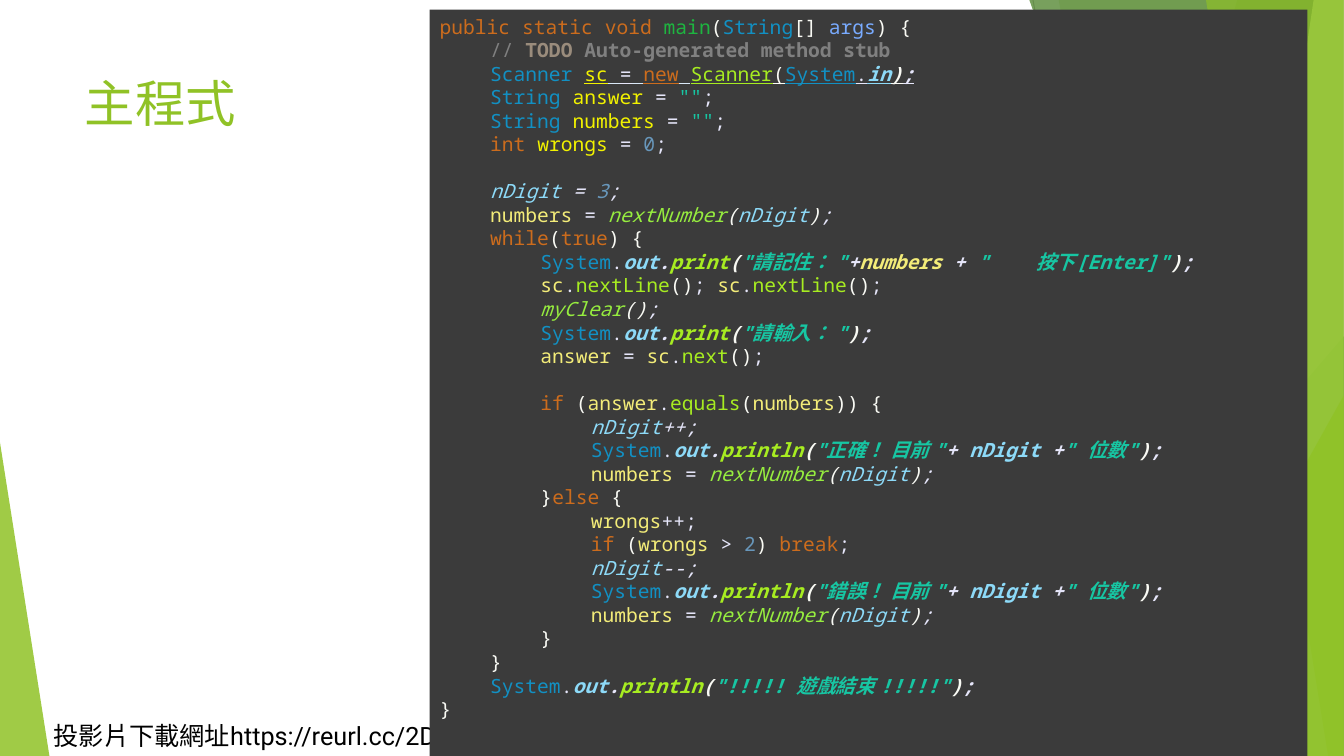
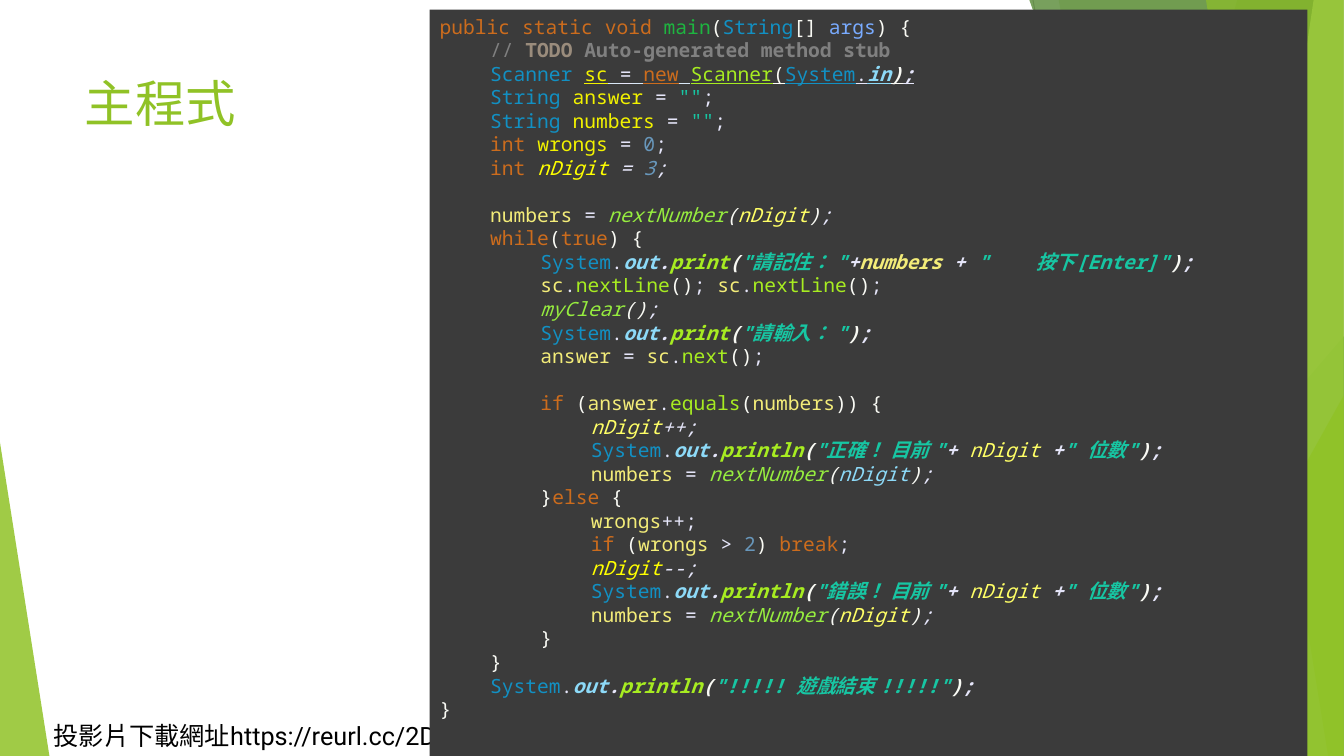
Before and after one commit to liulawsi/My_PPTs, a slide deck: slide 14 of LCC/Java/A2_來寫個好玩的吧.pptx. Drawn at 1344x756 pixels with LibreOffice and Linux fonts; fonts in the diff are those of the drawing; background and template pictures are left out. Boxes give left, top, right and bottom in pixels: in the first picture for what was removed or moved away, otherwise in the second. Text is boxed around its words. In the diff, an @@ line names an element or a change of style, - is before the commit and + after.

```diff
--- a/LCC/Java/A2_來寫個好玩的吧.pptx
+++ b/LCC/Java/A2_來寫個好玩的吧.pptx
@@ text in rectangle at (x1=490, y1=155, x2=667, y2=180): text changed; text colour #8DDAF8 to #FFFF00 @@
-nDigit = 3;
+int nDigit = 3;
@@ text in rectangle at (x1=490, y1=207, x2=1162, y2=627): text colour #8DDAF8 to #FFFF66 in "nextNumber(nDigit);", "nDigit++;", "nDigit", "nDigit" and 1 more places; bold off in "nDigit", "nDigit"; text colour #8DDAF8 to #FFFF00 in "nDigit--;" @@
```
Also in this commit, not shown: 7 other slides changed, 14 other files.
